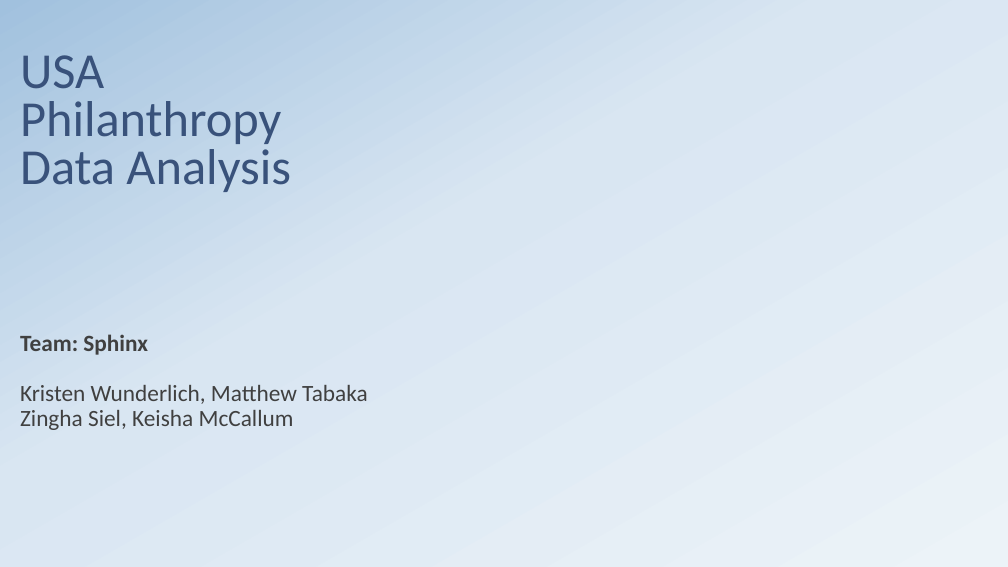
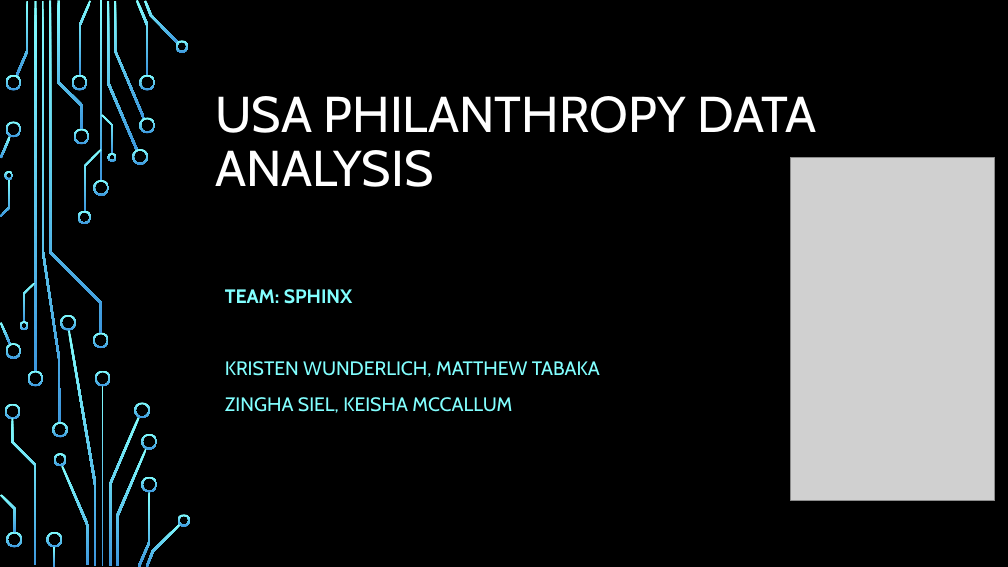
Before and after one commit to kjwunderlich/project-one---sphinx, a slide deck: slide 1 of Team_Sphinx_Presentation_20181011.pptx. Drawn at 1008x567 pixels with LibreOffice and Linux fonts; fonts in the diff are those of the drawing; grey boxes stand for pictures; background and template pictures are left out. Boxes give left, top, right and bottom in pixels: in the first picture for what was removed or moved away, otherwise in the second. Text is boxed around its words. In the diff, an @@ line names an element or a change of style, - is before the commit and + after.

```diff
--- a/Team_Sphinx_Presentation_20181011.pptx
+++ b/Team_Sphinx_Presentation_20181011.pptx
@@ background gradient #ECF3F8 to #D9E6F2 to #A1C1DE to picture (left out) @@
@@ title at box(215, 96, 817, 187): text changed; font Calibri to Cabin; text colour #39527B to #FFFFFF @@
-USA Philanthropy Data Analysis
+USA PHILANTHROPY DATA ANALYSIS
@@ picture added at box(791, 157, 995, 501) @@
@@ subtitle at box(225, 289, 600, 413): text changed; size 22.2 to 18.5 pt; font Calibri to Cabin; text colour #404040 to #82FFFF @@
-Team: Sphinx
-Kristen Wunderlich, Matthew Tabaka
-Zingha Siel, Keisha McCallum
+TEAM: SPHINX
+KRISTEN WUNDERLICH, MATTHEW TABAKA
+ZINGHA SIEL, KEISHA MCCALLUM
@@ group added at box(0, 0, 191, 567): 50 freeform shapes, 4 rectangles @@
```
Also in this commit, not shown: 10 other slides changed, 3 slides added, 3 slides removed.
